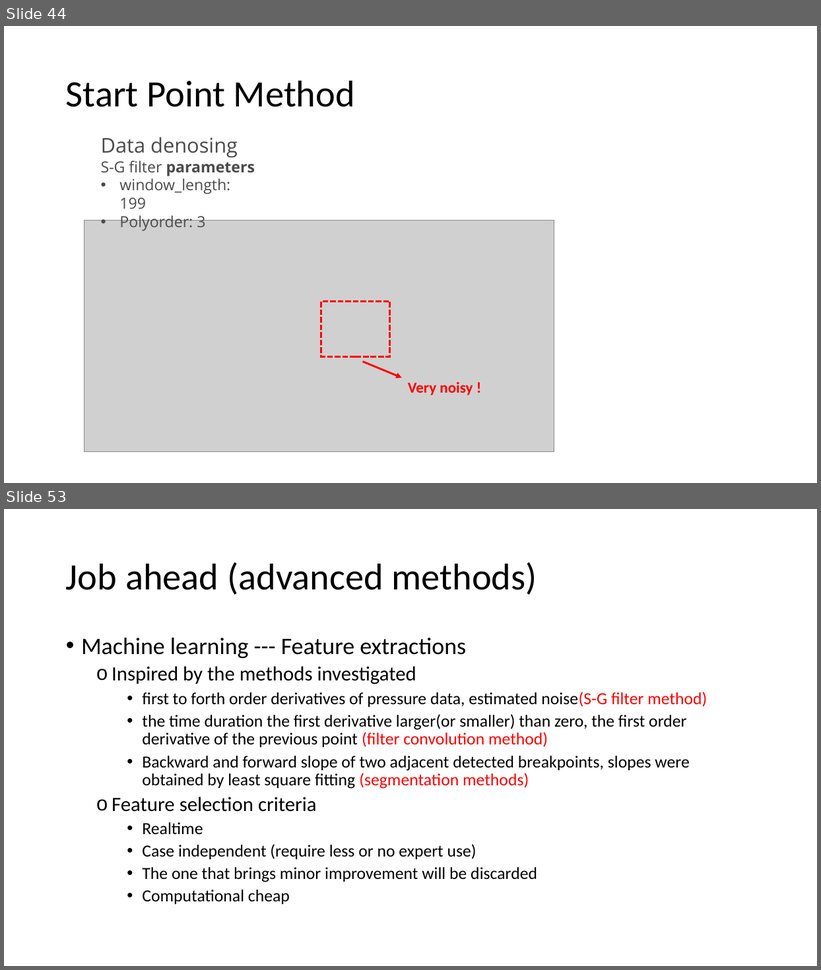
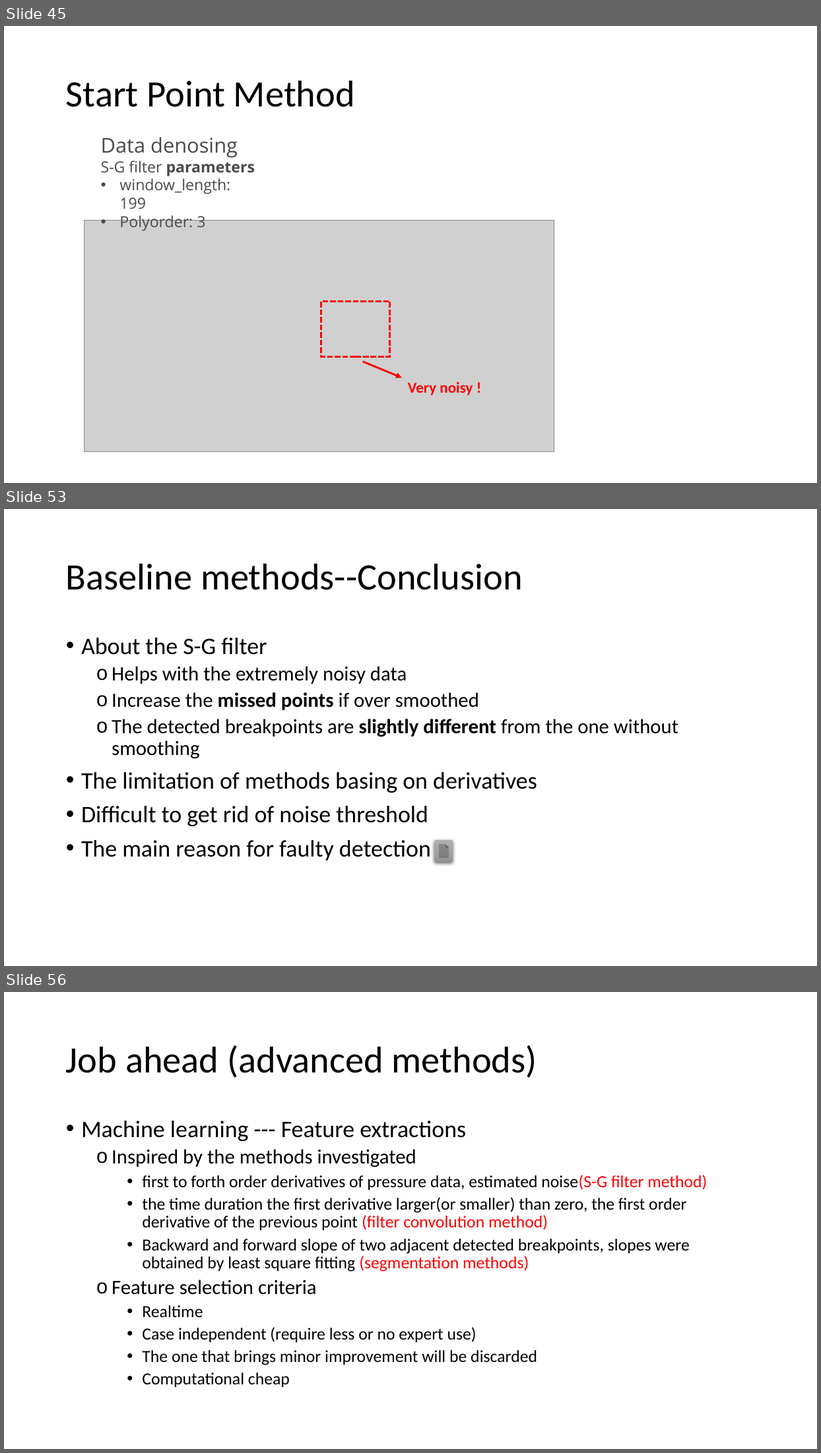
Before and after one commit to juneciel510/transient_identification, a slide deck: Transient_identification_LejunChen.pptx. Shown one above the other, each under a label of ours: slides 44 and 53 before the commit, slides 45, 53 and 56 after it; the slides between them are not shown. The pictures are 821x970 and 821x1453 pixels, drawn with LibreOffice and Linux fonts; fonts in the diff are those of the drawing; grey boxes stand for pictures. Boxes give left, top, right and bottom in pixels: in the first picture for what was removed or moved away, otherwise in the second. Text is boxed around its words. In the diff, an @@ line names an element or a change of style, - is before the commit and + after.

```diff
--- a/Transient_identification_LejunChen.pptx
+++ b/Transient_identification_LejunChen.pptx
@@ slide 53 added at box(4, 509, 817, 966), background #FFFFFF @@
@@ title added at box(66, 563, 523, 590), 44 pt, text #000000 @@
+Baseline methods--Conclusion
@@ text added at box(81, 638, 679, 861), 24 pt, text #000000 @@
+• About the S-G filter
+  o Helps with the extremely noisy data
+  o Increase the missed points if over smoothed
+  o The detected breakpoints are slightly different from the one without smoothing
+• The limitation of methods basing on derivatives
+• Difficult to get rid of noise threshold
+• The main reason for faulty detection
@@ action button document added at box(435, 840, 453, 862), fill gradient #AFAFAF to #A5A5A5 to #939393 @@
@@ what was slide 44 is now slide 45 @@
@@ what was slide 53 is now slide 56 @@
```
Also in this commit, not shown: 15 slides changed, 3 other slides added, 5 other files.
